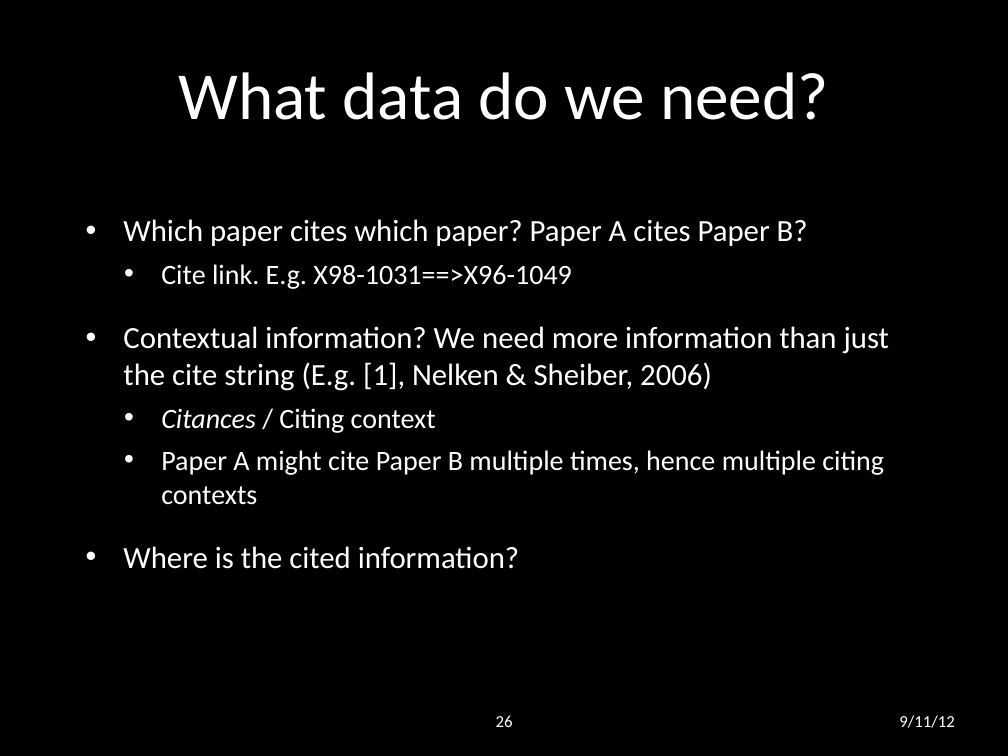
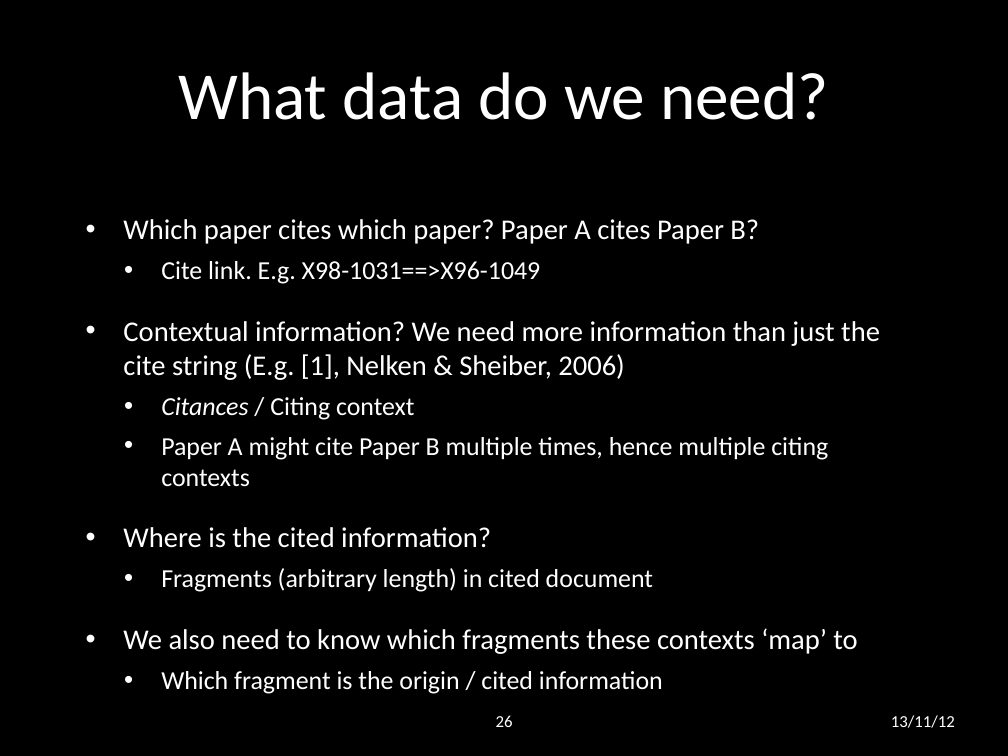
Before and after one commit to lwheng/fyp, a slide deck: slide 26 of presentation/final presentation.pptx. Drawn at 1008x756 pixels with LibreOffice and Linux fonts; fonts in the diff are those of the drawing; background and template pictures are left out. Boxes give left, top, right and bottom in pixels: in the first picture for what was removed or moved away, otherwise in the second. Text is boxed around its words. In the diff, an @@ line names an element or a change of style, - is before the commit and + after.

```diff
--- a/presentation/final presentation.pptx
+++ b/presentation/final presentation.pptx
@@ text at [123, 219, 880, 548]: size 22 to 20.4 pt in "Which paper cites which paper? Paper A ...", "Contextual information? We need more information than ...", "Where is the cited information?"; size 20 to 18.5 pt in "Cite link. E.g. X98-1031==>X96-1049", "Citances / Citing context", "Paper A might cite Paper B multiple ..." @@
@@ text at [123, 568, 857, 690]: paragraphs added @@
+  • Fragments (arbitrary length) in cited document
+• We also need to know which fragments these contexts ‘map’ to
+  • Which fragment is the origin / cited information
@@ text at [891, 715, 955, 728]: text changed @@
-9/11/12
+13/11/12
```
Also in this commit, not shown: 37 other slides changed, 19 slides added.
